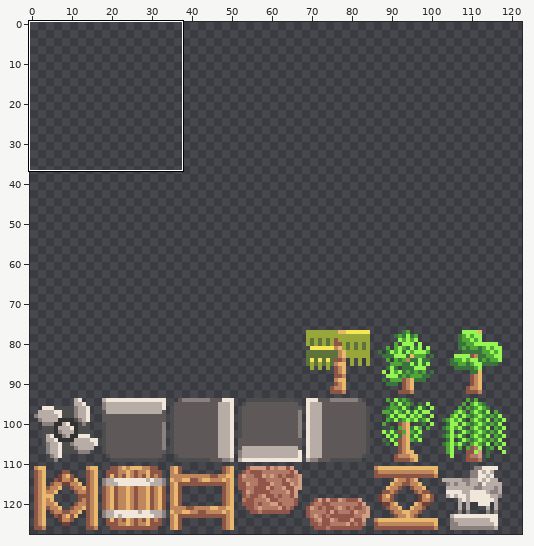
Pixel-art file: Assets/Yaya/Artwork/Misc/EntityThumbnail.ase. The first picture is a wide view before the edit; the outline marks the close-up.
Close-up. Before the commit:
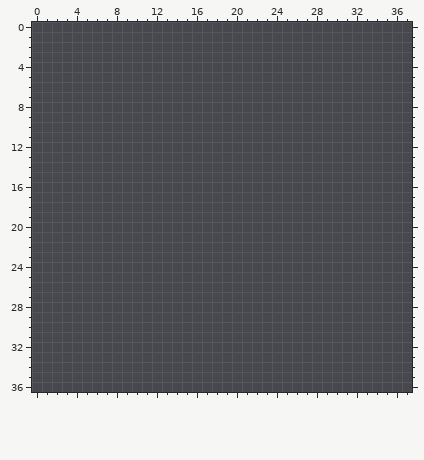
128x128 pixels, 1 frame. Shown: x 0..37, y 0..36. The old version is drawn lined up with the new one. The wide view leaves out empty margins.
And afterwards:
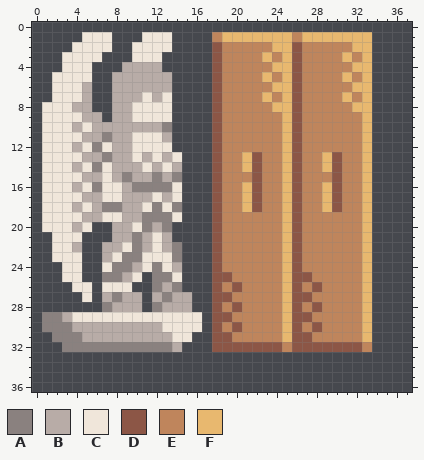
Palette (. is transparent): A #8a817f  B #b8aca7  C #f0e6da  D #8c5646  E #bf855c  F #e8b86f
Difference:
drawings rearranged on the sheet (the old picture shows each at its new place; 5 dropped ones are not shown)
y 1: x 5..7 ... -> CCC; x 11..13 ... -> CCC; x 18..33 ................ -> EFFFFFFFEFFFFFFF
y 2: x 4..7 .... -> CCCC; x 10..13 .... -> CCCC; x 18..33 ................ -> DEEEEEFFDEEEEEFF
y 3: x 3..6 .... -> CCCC; x 10..12 ... -> CCC; x 18..33 ................ -> DEEEEFEFDEEEEFEF
y 4: x 3..5 ... -> CCC; x 9..12 .... -> BBBB; x 18..33 ................ -> DEEEEEFFDEEEEEFF
y 5: x 2..5 .... -> CCCC; x 8..13 ...... -> BBBBBB; x 18..33 ................ -> DEEEEFEFDEEEEFEF
y 6: x 2..5 .... -> CCCB; x 8..13 ...... -> BBBBBB; x 18..33 ................ -> DEEEEEFFDEEEEEFF
y 7: x 2..5 .... -> CCCB; x 8..13 ...... -> BBBCBC; x 18..33 ................ -> DEEEEFEFDEEEEFEF
y 8: x 1..5 ..... -> CCCBB; x 8..13 ...... -> BBCCCC; x 18..33 ................ -> DEEEEEFFDEEEEEFF
y 9: x 1..6 ...... -> CCCCBB; x 8..13 ...... -> BBCCCC; x 18..33 ................ -> DEEEEEEFDEEEEEEF
y 10: x 1..13 ............. -> CCCBCBBBBBBBA; x 18..33 ................ -> DEEEEEEFDEEEEEEF
y 11: x 1..13 ............. -> CCCCBBABBCCCB; x 18..33 ................ -> DEEEEEEFDEEEEEEF
y 12: x 1..13 ............. -> CCCBCACBBCCCC; x 18..33 ................ -> DEEEEEEFDEEEEEEF
y 13: x 1..14 .............. -> CCCCBBABBCBCBC; x 18..33 ................ -> DEEFDEEFDEEFDEEF
y 14: x 1..14 .............. -> CCCBCACBBBCBCB; x 18..33 ................ -> DEEFDEEFDEEFDEEF
y 15: x 1..14 .............. -> CCCCBBCBABBABA; x 18..33 ................ -> DEEEDEEFDEEEDEEF
y 16: x 1..14 .............. -> CCCBCACCBAAAAC; x 18..33 ................ -> DEEFDEEFDEEFDEEF
y 17: x 1..14 .............. -> CCCCBBCCBBBCBC; x 18..33 ................ -> DEEFDEEFDEEFDEEF
y 18: x 1..14 .............. -> CCCBCBAABBCACA; x 18..33 ................ -> DEEFDEEFDEEFDEEF
y 19: x 1..14 .............. -> CCCCBBCCBBAAAC; x 18..33 ................ -> DEEEEEEFDEEEEEEF
y 20: x 1..5 ..... -> CCCBC; x 8..13 ...... -> BBCABA; x 18..33 ................ -> DEEEEEEFDEEEEEEF
y 21: x 2..4 ... -> CCC; x 8..13 ...... -> BBABCB; x 18..33 ................ -> DEEEEEEFDEEEEEEF
y 22: x 2..4 ... -> CCB; x 7..14 ........ -> BBCABCBA; x 18..33 ................ -> DEEEEEEFDEEEEEEF
y 23: x 2..4 ... -> CCC; x 7..14 ........ -> BCAACCCA; x 18..33 ................ -> DEEEEEEFDEEEEEEF
y 24: x 3..4 .. -> CC; x 7..14 ........ -> CAABCACB; x 18..33 ................ -> DEEEEEEFDEEEEEEF
y 25: x 3..4 .. -> CC; x 7..10 .... -> AABC; x 12..14 ... -> AAC; x 18..33 ................ -> DDEEEEEFDDEEEEEF
y 26: x 4..5 .. -> CC; x 7..9 ... -> CCC; x 12..14 ... -> ABA; x 18..33 ................ -> DEDEEEEFDEDEEEEF
y 27: x 5 . -> C; x 7..10 .... -> BABB; x 12..15 .... -> BABB; x 18..33 ................ -> DDEEEEEFDDEEEEEF
y 28: x 7..10 .... -> ABBB; x 12..15 .... -> ABBB; x 18..33 ................ -> DEDEEEEFDEDEEEEF
y 29: x 1..16 ................ -> AABCCCCCCCCCCCCC; x 18..33 ................ -> DDEEEEEFDDEEEEEF
y 30: x 1..16 ................ -> AAABBBBBBBBBCCCC; x 18..33 ................ -> DEDEEEEFDEDEEEEF
y 31: x 2..15 .............. -> AAABBBBBBBBBCC; x 18..33 ................ -> DDEEEEEFDDEEEEEF
y 32: x 3..14 ............ -> AAAAAAAAAAAB; x 18..33 ................ -> DDDDDDDEDDDDDDDE
Where, in picture pixels (left, top, right, bottom), the same in both close-ups:
added: (42, 32, 372, 352)
